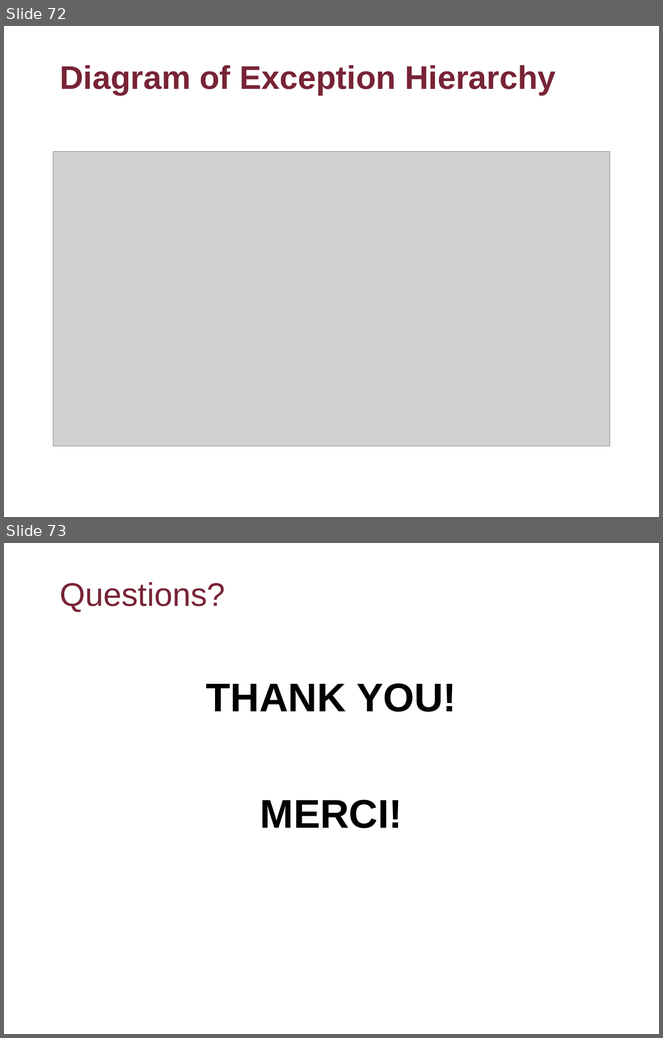
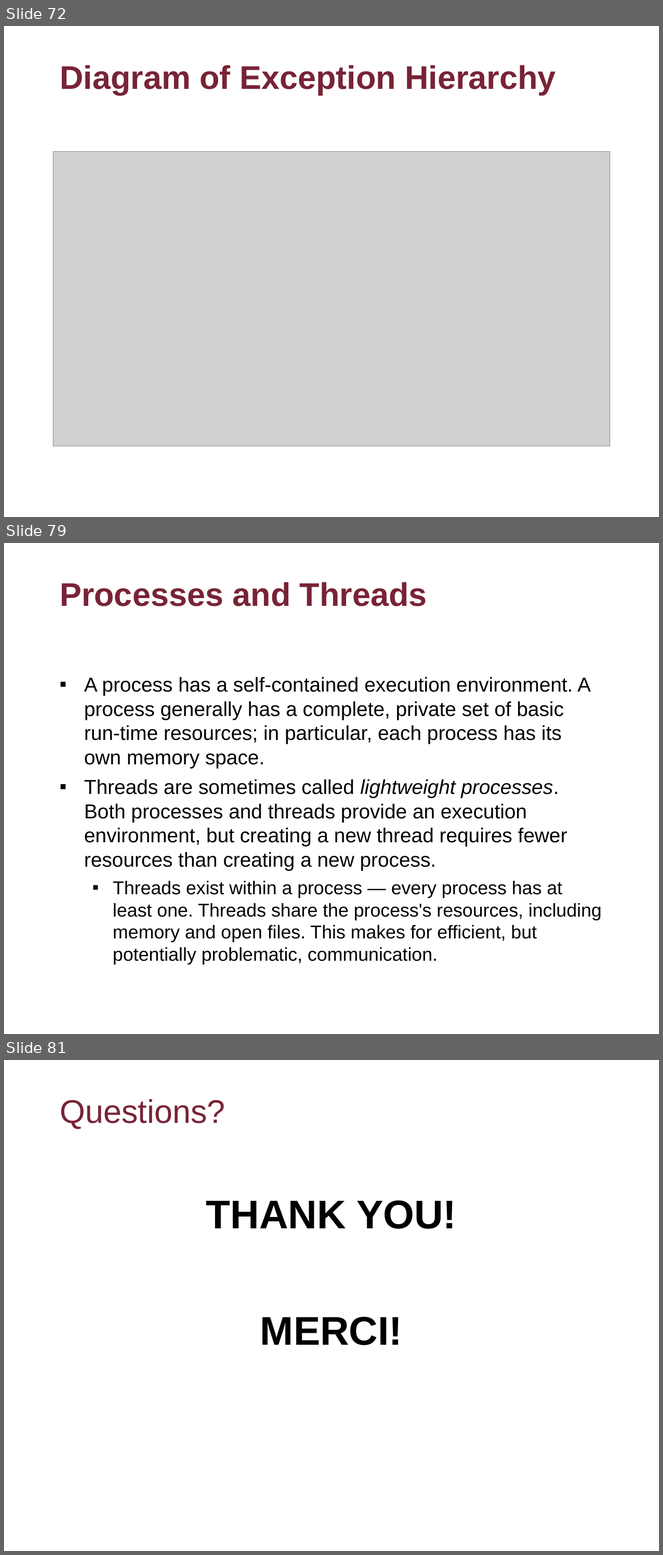
Before and after one commit to flyworker/java-workshop, a slide deck: Advanced Java Workshop-Concordia.ppt. Shown one above the other, each under a label of ours: slides 72 and 73 before the commit, slides 72, 79 and 81 after it; the slides between them are not shown. The pictures are 663x1038 and 663x1555 pixels, drawn with LibreOffice and Linux fonts; fonts in the diff are those of the drawing; grey boxes stand for pictures; background and template pictures are left out. Boxes give left, top, right and bottom in pixels: in the first picture for what was removed or moved away, otherwise in the second. Text is boxed around its words. In the diff, an @@ line names an element or a change of style, - is before the commit and + after.

```diff
--- a/Advanced Java Workshop-Concordia.ppt
+++ b/Advanced Java Workshop-Concordia.ppt
@@ slide 79 added at (x1=4, y1=543, x2=659, y2=1034), background picture (left out) @@
@@ title added at (x1=60, y1=582, x2=427, y2=606), 36 pt, text #782336, bold @@
+Processes and Threads
@@ text added at (x1=84, y1=677, x2=602, y2=965), 22.2 pt, text #000000 @@
+▪ A process has a self-contained execution environment. A process generally has a complete, private set of basic run-time resources; in particular, each process has its own memory space.
+▪ Threads are sometimes called lightweight processes. Both processes and threads provide an execution environment, but creating a new thread requires fewer resources than creating a new process.
+  ▪ Threads exist within a process — every process has at least one. Threads share the process's resources, including memory and open files. This makes for efficient, but potentially problematic, communication.
@@ what was slide 73 is now slide 81 @@
```
Also in this commit, not shown: 7 other slides added, 12 other files.
